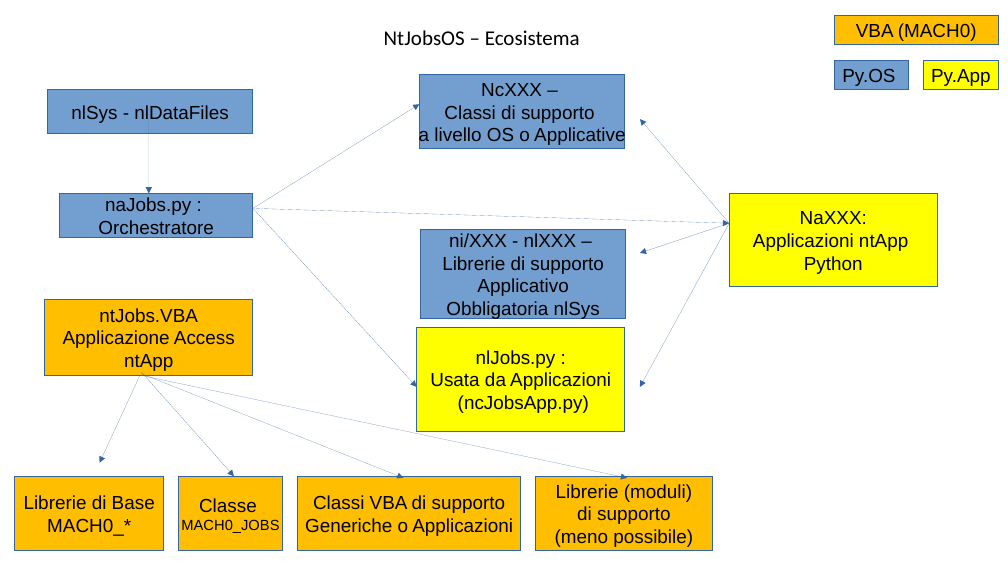
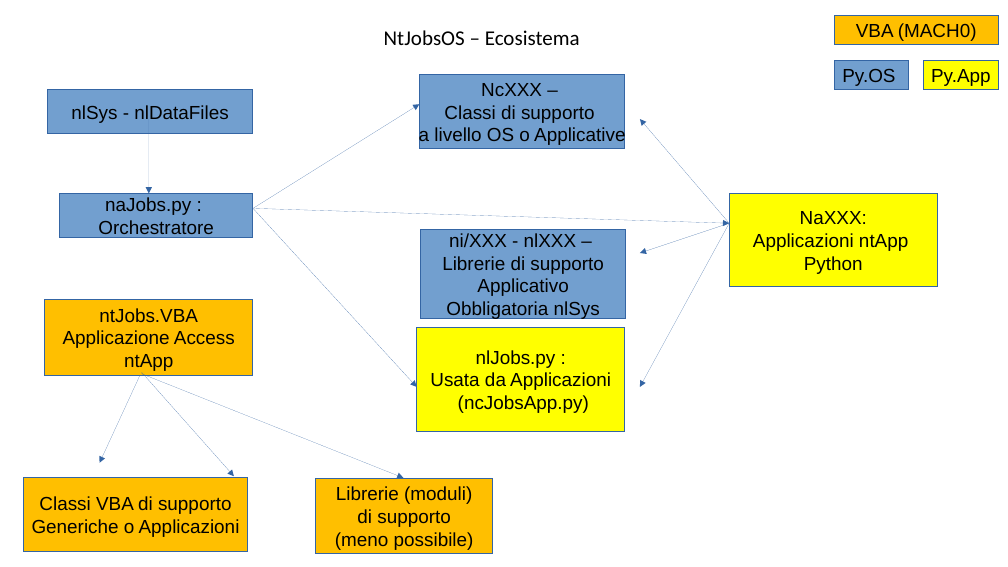
Before and after one commit to ntgcorp/ntJobsOS, a slide deck: slide 9 of ntjobs_white_paper_it.pptx. Drawn at 1008x567 pixels with LibreOffice and Linux fonts; fonts in the diff are those of the drawing. Boxes give left, top, right and bottom in pixels: in the first picture for what was removed or moved away, otherwise in the second. Text is boxed around its words. In the diff, an @@ line names an element or a change of style, - is before the commit and + after.

```diff
--- a/ntjobs_white_paper_it.pptx
+++ b/ntjobs_white_paper_it.pptx
@@ arrow removed from (141, 376) to (628, 478) @@
@@ rectangle removed at (15,476,164,551) @@
-Librerie di Base
-MACH0_*
@@ rectangle "Classi VBA di supporto Generiche ...": place and size @@
-rectangle "Classi VBA di supporto Generiche ..." at (298,476,521,551)
+rectangle "Classi VBA di supporto Generiche ..." at (24,477,247,551)
@@ rectangle removed at (178,476,283,551) @@
-Classe
-MACH0_JOBS
@@ rectangle "Librerie (moduli) di supporto (meno ...": place and size @@
-rectangle "Librerie (moduli) di supporto (meno ..." at (536,476,712,551)
+rectangle "Librerie (moduli) di supporto (meno ..." at (316,479,492,554)
```
Also in this commit, not shown: 11 other slides changed, 16 slides added, 1 slide removed, 8 other files.
